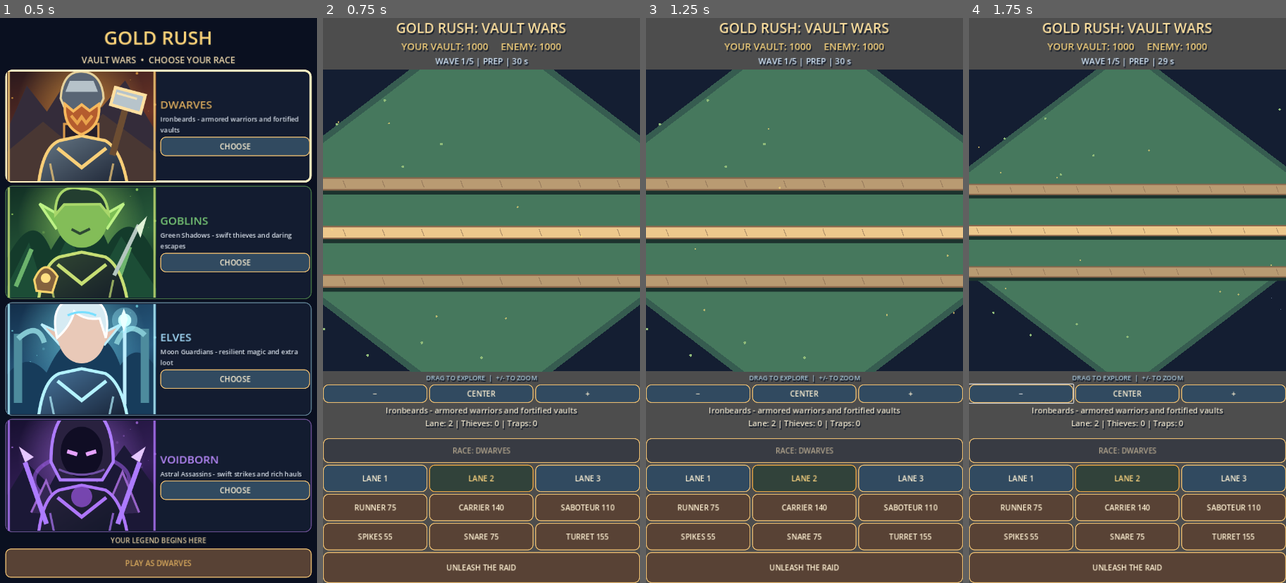
Above: before the commit, frames 1-4 (left to right).
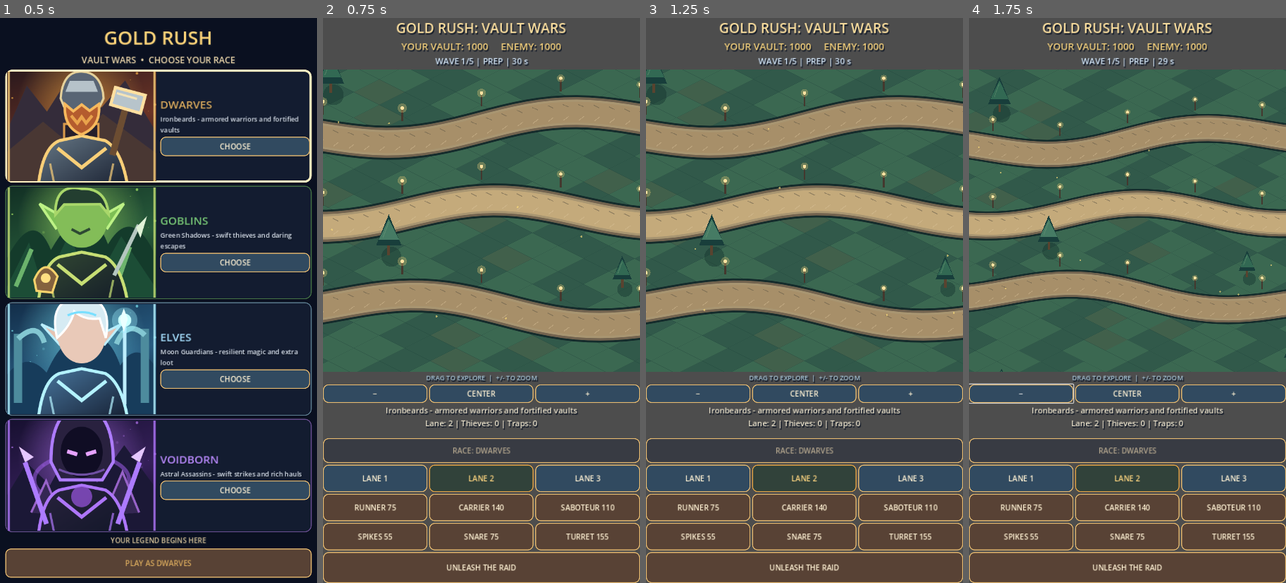
Above: after the commit, the same moments.

Repository: krzych3d/Gold-rush-mobile
Game: Godot game, scene res://main.tscn
Same seed, same stepped clock (60 frames per second), same inputs: the game is played once before the commit and once after it.
Inputs:
- Up to frame 1 (0.5 s): no input
- Up to frame 2 (0.75 s): click "PLAY AS DWARVES" at 0.5 s
- Up to frame 3 (1.25 s): no input
- Up to frame 4 (1.75 s): click "−" at 1.25 s

Frame 1 is identical in both runs. In frame 2, 40% of the frame differs, in the area x 0-100%, y 9-63%; in frame 3, 40%; in frame 4, 41%.

Commit message:
Replace flat diamond battlefield with scrollable isometric tile landscape, winding lanes, forests and crystals

Diff:
--- a/scripts/game.gd
+++ b/scripts/game.gd
@@ -437,9 +437,11 @@
 
 func _point(path: int, progress: float, side: int) -> Vector2:
 	var center := Vector2.ZERO
-	var left := Vector2(-arena.size.x * 0.68, -arena.size.y * 0.12 + path * 110.0)
-	var right := Vector2(arena.size.x * 0.68, -arena.size.y * 0.12 + path * 110.0)
-	return center + (left.lerp(right, progress) if side == 0 else right.lerp(left, progress))
+	var t: float = progress if side == 0 else 1.0 - progress
+	var x: float = lerpf(-arena.size.x * 0.75, arena.size.x * 0.75, t)
+	var lane_y: float = (float(path) - 1.0) * 210.0
+	var bend: float = sin(t * PI * 2.0 + float(path) * 1.35) * 45.0 * sin(t * PI)
+	return center + Vector2(x, lane_y + bend)
 
 func _style_label(label: Label, font_size: int, color: Color) -> void:
 	label.add_theme_font_size_override("font_size", font_size)
@@ -500,30 +502,60 @@
 	arena.draw_rect(Rect2(Vector2.ZERO, arena.size), Color("141e32"))
 	arena.draw_set_transform(arena.size * 0.5 + camera_offset, 0.0, Vector2.ONE * camera_zoom)
 	center = Vector2.ZERO
-	# Animated sky, distant mountain silhouettes and drifting stars.
-	for i in 22:
-		var sx := fposmod(float(i * 137) + sin(visual_time * 0.23 + float(i)) * 9.0, arena.size.x)
-		var sy := fposmod(float(i * 79), arena.size.y * 0.62)
-		arena.draw_circle(Vector2(sx, sy), 1.5 + sin(visual_time * 1.8 + float(i)) * 0.7, Color("b8d8ff", 0.48))
-	for i in 7:
-		var mx := float(i) * arena.size.x / 6.0
-		arena.draw_colored_polygon(PackedVector2Array([Vector2(mx - 160, center.y + 45), Vector2(mx, center.y - 170 - float(i % 3) * 22), Vector2(mx + 180, center.y + 45)]), Color("243a50"))
-	arena.draw_colored_polygon(PackedVector2Array([center + Vector2(0, -h), center + Vector2(w, 0), center + Vector2(0, h), center + Vector2(-w, 0)]), Color("365c50"))
-	arena.draw_colored_polygon(PackedVector2Array([center + Vector2(0, -h + 19), center + Vector2(w - 20, 0), center + Vector2(0, h - 19), center + Vector2(-w + 20, 0)]), Color("46785d"))
-	for i in 14:
-		var seed := float(i)
-		var x := center.x + sin(seed * 8.31) * w * 0.74
-		var y := center.y + cos(seed * 3.47) * h * 0.67
-		arena.draw_circle(Vector2(x, y), 3.0, Color("8fba79"))
+	# An expansive isometric landscape, built from layered diamond tiles.
+	var tile_w: float = 116.0
+	var tile_h: float = 58.0
+	for gy in range(-13, 14):
+		for gx in range(-13, 14):
+			var tile_center := Vector2(float(gx - gy) * tile_w * 0.5, float(gx + gy) * tile_h * 0.5)
+			var seed: int = absi(gx * 37 + gy * 83 + gx * gy * 7)
+			var base := Color("31594a") if seed % 7 < 3 else Color("3b6851")
+			if seed % 19 == 0:
+				base = Color("41604b")
+			var corners := PackedVector2Array([
+				tile_center + Vector2(0, -tile_h * 0.5),
+				tile_center + Vector2(tile_w * 0.5, 0),
+				tile_center + Vector2(0, tile_h * 0.5),
+				tile_center + Vector2(-tile_w * 0.5, 0)
+			])
+			arena.draw_colored_polygon(corners, base)
+			arena.draw_polyline(PackedVector2Array([corners[0], corners[1], corners[2]]), Color("1c3c36", 0.26), 1.2)
+	# Winding three-lane routes with cobblestone edges.
 	for path in 3:
-		var a := _point(path, 0, 0)
-		var b := _point(path, 1, 0)
-		arena.draw_line(a + Vector2(0, 7), b + Vector2(0, 7), Color("1c332e"), 33.0, true)
-		arena.draw_line(a, b, Color("8a674c"), 29.0, true)
-		arena.draw_line(a, b, Color("edc88c") if path == lane else Color("b99b72"), 22.0, true)
-		for j in 12:
-			var p := a.lerp(b, float(j) / 11.0)
-			arena.draw_line(p + Vector2(-3, -8), p + Vector2(3, 8), Color("81664e", 0.5), 2.0)
+		var points := PackedVector2Array()
+		for step in 41:
+			points.append(_point(path, float(step) / 40.0, 0))
+		arena.draw_polyline(points, Color("142b2b"), 76.0, true)
+		arena.draw_polyline(points, Color("72634f"), 67.0, true)
+		arena.draw_polyline(points, Color("a89571"), 56.0, true)
+		arena.draw_polyline(points, Color("c4aa7b") if path == lane else Color("a78f69"), 46.0, true)
+		for j in 32:
+			var stone := _point(path, float(j) / 31.0, 0)
+			arena.draw_line(stone + Vector2(-7, -18), stone + Vector2(6, -12), Color("665d4a", 0.5), 2.0)
+			arena.draw_line(stone + Vector2(7, 9), stone + Vector2(-5, 18), Color("e1cba2", 0.32), 2.0)
+	# Dense forests and magical crystals occupy the space between lanes.
+	for i in 155:
+		var fx := sin(float(i) * 127.1) * arena.size.x * 1.7
+		var fy := cos(float(i) * 53.7) * arena.size.y * 1.35
+		var pos := Vector2(fx, fy)
+		var near_lane := false
+		for path in 3:
+			var t := clampf((fx + arena.size.x * 0.68) / (arena.size.x * 1.36), 0.0, 1.0)
+			if pos.distance_to(_point(path, t, 0)) < 74.0:
+				near_lane = true
+		if near_lane:
+			continue
+		if i % 11 == 0:
+			_draw_crystal(pos, float(i))
+		else:
+			_draw_tree(pos, float(i))
+	# Animated lanterns at strategic points along each road.
+	for path in 3:
+		for j in 5:
+			var lamp := _point(path, float(j + 1) / 6.0, 0) + Vector2(0, -48)
+			arena.draw_line(lamp, lamp + Vector2(0, -27), Color("44382e"), 4.0)
+			arena.draw_circle(lamp + Vector2(0, -30), 9.0 + sin(visual_time * 2.0 + float(j)) * 1.5, Color("f6d47b", 0.3))
+			arena.draw_circle(lamp + Vector2(0, -30), 4.0, Color("ffe2a1"))
 	for side in 2:
 		var fort := _point(1, 0, side)
 		var base_color := Color("4f86bf") if side == 0 else Color("ad5265")
@@ -544,6 +576,23 @@
 		var gy := center.y + cos(float(i) * 4.73 + visual_time * 0.4) * h * 0.48
 		arena.draw_circle(Vector2(gx, gy), 2.2, Color("ffdf7a", 0.6))
 	arena.draw_set_transform(Vector2.ZERO, 0.0, Vector2.ONE)
+
+func _draw_tree(p: Vector2, seed: float) -> void:
+	var size: float = 17.0 + fposmod(seed * 13.0, 17.0)
+	_draw_tree_parts(p, size, seed)
+
+func _draw_tree_parts(p: Vector2, size: float, seed: float) -> void:
+	arena.draw_circle(p + Vector2(6, 12), size * 0.78, Color("102c29", 0.38))
+	arena.draw_line(p + Vector2(0, 8), p + Vector2(0, -size), Color("59432f"), 6.0)
+	arena.draw_colored_polygon(PackedVector2Array([p + Vector2(0, -size * 2.9), p + Vector2(size, -size * 0.45), p + Vector2(-size, -size * 0.45)]), Color("183e3b"))
+	arena.draw_colored_polygon(PackedVector2Array([p + Vector2(0, -size * 2.55), p + Vector2(size * 0.8, -size * 0.9), p + Vector2(-size * 0.8, -size * 0.9)]), Color("326953") if int(seed) % 3 != 0 else Color("467b64"))
+	arena.draw_line(p + Vector2(-size * 0.45, -size * 1.1), p + Vector2(0, -size * 2.3), Color("83a782", 0.3), 2.0)
+
+func _draw_crystal(p: Vector2, seed: float) -> void:
+	var glow := Color("9d8aff") if int(seed) % 2 == 0 else Color("77e4d2")
+	arena.draw_circle(p, 22.0, Color(glow.r, glow.g, glow.b, 0.12))
+	arena.draw_colored_polygon(PackedVector2Array([p + Vector2(-10, 0), p + Vector2(0, -35), p + Vector2(12, -4), p + Vector2(0, 9)]), glow)
+	arena.draw_line(p + Vector2(0, -35), p + Vector2(0, 8), Color("f4f3ff", 0.6), 2.0)
 
 func _draw_fort(p: Vector2, color: Color, side: int) -> void:
 	var glow := Color("f9d786") if side == 0 else Color("e88af1")
